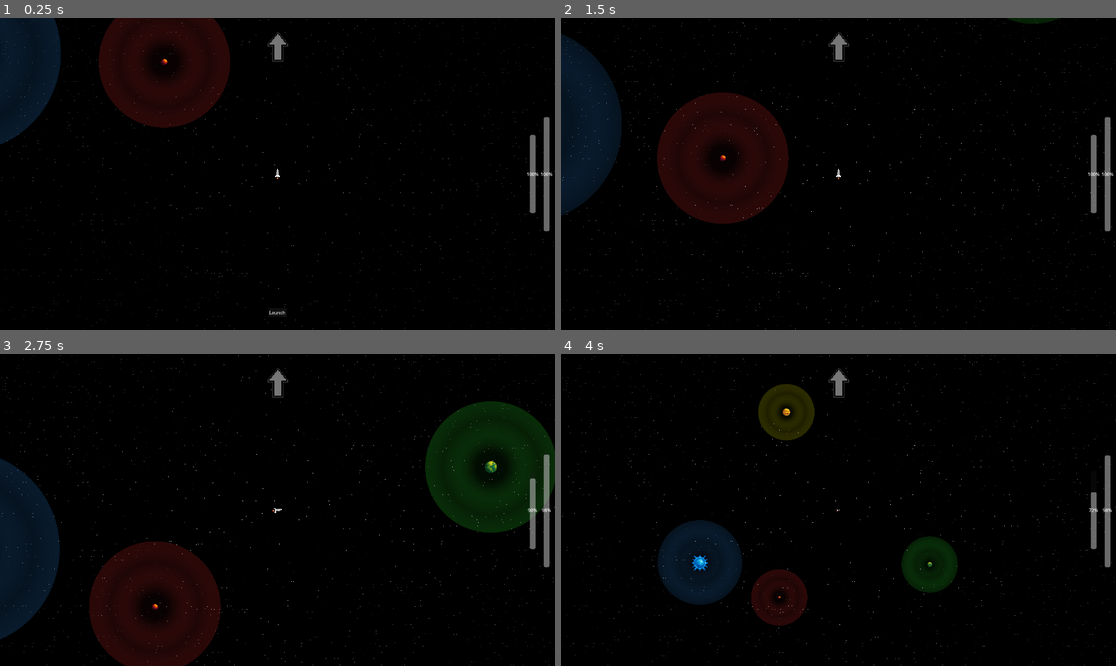
Above: before the commit, frames 1-4 (two rows, left to right).
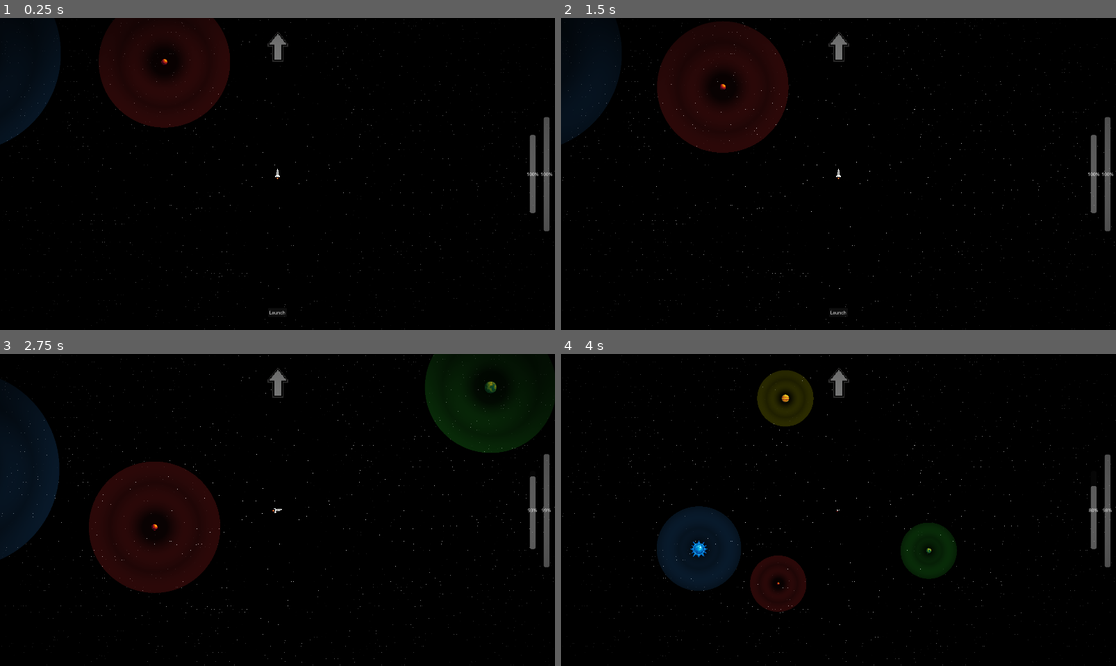
Above: after the commit, the same moments.

Repository: mythfrost/SpaceTaxi
Game: Godot game, scene res://Scenes/Main.tscn
Same seed, same stepped clock (60 frames per second), same inputs: the game is played once before the commit and once after it.
Inputs (mouse positions are in pixels of both pictures, inside the frame that each line leads up to):
- Up to frame 1 (0.25 s): no input
- Up to frame 2 (1.5 s): click "Launch" at 0.5 s; click (838, 311) at 1.25 s, where only the run after the commit has a clickable "Launch"
- Up to frame 3 (2.75 s): tap Enter (ui_accept) at 2, 2.27 s; hold D (turn_right) from 2.03 s (still down); hold R (obtain_quest) from 2.03 s (still down)
- Up to frame 4 (4 s): release D (turn_right) at 2.78 s; release R (obtain_quest) at 2.78 s; hold A (turn_left) 2.78-3.53 s; tap R (obtain_quest) at 2.85, 3.8 s; tap Enter (ui_accept) at 3.02 s; hold D (turn_right) from 3.53 s (still down); hold F (toggle_zoom) from 3.53 s (still down)

The runs differ from the first frame. In frame 1, 0.4% of the frame differs, in the area x 0-100%, y 0-100%; in frame 2, 13%; in frame 3, 21%; in frame 4, 4.6%.

Commit message:
Finished Final

Diff:
--- /dev/null
+++ b/Scenes/DarkCorners.gdshader
@@ -0,0 +1,13 @@
+shader_type canvas_item;
+
+uniform float radius   : hint_range(0.0, 1.0) = 0.6;
+uniform float softness : hint_range(0.0, 1.0) = 0.4;
+uniform vec4  dark_color : hint_color = vec4(0, 0, 0, 1);
+
+void fragment() {
+    vec2 uv = SCREEN_UV - vec2(0.5);
+    float dist = length(uv);
+    float vig = smoothstep(radius, radius + softness, dist);
+    vec4 base = texture(SCREEN_TEXTURE, SCREEN_UV);
+    COLOR = mix(base, dark_color, vig * dark_color.a);
+}
--- /dev/null
+++ b/Scenes/Dialog.tscn
@@ -0,0 +1,10 @@
+[gd_scene format=3 uid="uid://dynp36xow1gac"]
+
+[node name="Window" type="AcceptDialog"]
+
+[node name="VBoxContainer" type="VBoxContainer" parent="."]
+offset_right = 40.0
+offset_bottom = 40.0
+
+[node name="BodyLabel" type="Label" parent="VBoxContainer"]
+layout_mode = 2
--- a/Scenes/Main.tscn
+++ b/Scenes/Main.tscn
@@ -8,6 +8,8 @@
 [ext_resource type="PackedScene" uid="uid://baubbr1tgv60k" path="res://Scenes/mediumPlanet.tscn" id="5_pbw6q"]
 [ext_resource type="PackedScene" uid="uid://b1ab33pf64o5a" path="res://Scenes/largePlanet.tscn" id="6_v1gob"]
 [ext_resource type="PackedScene" uid="uid://cevdqifu1aoer" path="res://Scenes/sun.tscn" id="7_jw32o"]
+[ext_resource type="Script" uid="uid://cioqqkjo1th6f" path="res://Scripts/DialogueCreator.gd" id="9_bmxlf"]
+[ext_resource type="Script" uid="uid://dkhag43ypqgey" path="res://Scripts/vignette.gd" id="10_bmxlf"]
 
 [sub_resource type="ShaderMaterial" id="ShaderMaterial_50glp"]
 shader = ExtResource("2_jw32o")
@@ -155,4 +157,17 @@
 [node name="WorldCam" type="Camera2D" parent="."]
 zoom = Vector2(0.35, 0.35)
 
+[node name="Node" type="Node" parent="."]
+script = ExtResource("9_bmxlf")
+
+[node name="CanvasLayer3" type="CanvasLayer" parent="."]
+
+[node name="ColorRect" type="ColorRect" parent="CanvasLayer3"]
+anchors_preset = 15
+anchor_right = 1.0
+anchor_bottom = 1.0
+grow_horizontal = 2
+grow_vertical = 2
+script = ExtResource("10_bmxlf")
+
 [connection signal="pressed" from="CanvasLayer/Button" to="." method="_on_button_pressed"]
--- /dev/null
+++ b/Scenes/darkCorner.gdshader
@@ -0,0 +1,13 @@
+shader_type canvas_item;
+
+uniform float radius    : hint_range(0.0, 1.0) = 0.6;
+uniform float softness  : hint_range(0.0, 1.0) = 0.4;
+uniform vec4  dark_color: hint_color          = vec4(0, 0, 0, 1);
+
+void fragment() {
+    vec2 uv = SCREEN_UV - vec2(0.5);
+    float dist = length(uv);
+    float vig  = smoothstep(radius, radius + softness, dist);
+    vec4 base  = texture(SCREEN_TEXTURE, SCREEN_UV);
+    COLOR      = mix(base, dark_color, vig * dark_color.a);
+}
--- a/Scenes/largePlanet.tscn
+++ b/Scenes/largePlanet.tscn
@@ -1,7 +1,7 @@
 [gd_scene load_steps=10 format=3 uid="uid://b1ab33pf64o5a"]
 
 [ext_resource type="Script" uid="uid://sf4aia4nq5ok" path="res://Scripts/planet_body.gd" id="1_qtuyl"]
-[ext_resource type="Script" uid="uid://dq7wa00hnlnkm" path="res://planet_orbit.gd" id="1_yrmca"]
+[ext_resource type="Script" uid="uid://dq7wa00hnlnkm" path="res://Scripts/planet_orbit.gd" id="1_yrmca"]
 [ext_resource type="Texture2D" uid="uid://b0hunvlanjoya" path="res://art/largePlanet.png" id="2_mufvp"]
 [ext_resource type="Script" uid="uid://cnqy5i3x1qkmr" path="res://Scripts/gravity_field.gd" id="3_61351"]
 [ext_resource type="Shader" uid="uid://cvpx017jwf2q6" path="res://Scenes/field.gdshader" id="5_wy4m4"]
--- a/Scenes/mediumPlanet.tscn
+++ b/Scenes/mediumPlanet.tscn
@@ -1,6 +1,6 @@
 [gd_scene load_steps=10 format=3 uid="uid://baubbr1tgv60k"]
 
-[ext_resource type="Script" uid="uid://dq7wa00hnlnkm" path="res://planet_orbit.gd" id="1_g5jje"]
+[ext_resource type="Script" uid="uid://dq7wa00hnlnkm" path="res://Scripts/planet_orbit.gd" id="1_g5jje"]
 [ext_resource type="Script" uid="uid://sf4aia4nq5ok" path="res://Scripts/planet_body.gd" id="1_qc4db"]
 [ext_resource type="Texture2D" uid="uid://dnvucwq2praof" path="res://art/mediumPlanet.png" id="2_ysysd"]
 [ext_resource type="Script" uid="uid://cnqy5i3x1qkmr" path="res://Scripts/gravity_field.gd" id="3_35xla"]
--- a/Scenes/smallPlanet.tscn
+++ b/Scenes/smallPlanet.tscn
@@ -1,6 +1,6 @@
 [gd_scene load_steps=10 format=3 uid="uid://cbdbjp3is68ks"]
 
-[ext_resource type="Script" uid="uid://dq7wa00hnlnkm" path="res://planet_orbit.gd" id="1_71tfn"]
+[ext_resource type="Script" uid="uid://dq7wa00hnlnkm" path="res://Scripts/planet_orbit.gd" id="1_71tfn"]
 [ext_resource type="Texture2D" uid="uid://eorn2bwasuyr" path="res://art/smallPlanet.png" id="2_8g7i6"]
 [ext_resource type="Script" uid="uid://sf4aia4nq5ok" path="res://Scripts/planet_body.gd" id="2_71tfn"]
 [ext_resource type="Script" uid="uid://cnqy5i3x1qkmr" path="res://Scripts/gravity_field.gd" id="3_uj3hf"]
--- /dev/null
+++ b/Scenes/vignette.gdshader
@@ -0,0 +1,13 @@
+shader_type canvas_item;
+
+uniform float radius    : hint_range(0.0, 1.0) = 0.6;
+uniform float softness  : hint_range(0.0, 1.0) = 0.4;
+uniform vec4  dark_color: hint_color = vec4(0, 0, 0, 1);
+
+void fragment() {
+    vec2 uv = SCREEN_UV - vec2(0.5);
+    float dist = length(uv);
+    float vig  = smoothstep(radius, radius + softness, dist);
+    vec4 base  = texture(SCREEN_TEXTURE, SCREEN_UV);
+    COLOR      = mix(base, dark_color, vig * dark_color.a);
+}
--- /dev/null
+++ b/Scripts/DialogueCreator.gd
@@ -0,0 +1,31 @@
+extends Node
+class_name DialogBuilder
+
+# preload your dialog scene so it's never null
+@export var DialogScene: PackedScene = preload("res://Scenes/Dialog.tscn")
+
+var _dialog: AcceptDialog
+
+func _init() -> void:
+	# now DialogScene is always valid
+	_dialog = DialogScene.instantiate() as AcceptDialog
+
+func set_title(title: String) -> DialogBuilder:
+	_dialog.window_title = title
+	return self
+
+func set_text(body: String) -> DialogBuilder:
+	_dialog.get_node("VBoxContainer/BodyLabel").text = body
+	return self
+
+func add_button(text: String, callback: Callable = Callable()) -> DialogBuilder:
+	var btn = Button.new()
+	btn.text = text
+	if callback:
+		btn.pressed.connect(callback)
+	_dialog.get_ok().get_parent().add_child(btn)
+	return self
+
+func show() -> void:
+	get_tree().current_scene.add_child(_dialog)
+	_dialog.popup_centered()
--- a/Scripts/spaceship.gd
+++ b/Scripts/spaceship.gd
@@ -10,10 +10,10 @@
 ]
 
 # —— Core flight settings ——
-@export var thrust_force:        float = 800.0
-@export var thrust_burn_rate:    float = 10.0
+@export var thrust_force:        float = 1000.0
+@export var thrust_burn_rate:    float = 7.0
 @export var rotation_speed:      float = 2.0
-@export var turn_fuel_burn_rate: float = 7.0
+@export var turn_fuel_burn_rate: float = 5.0
 @export var linear_damping:      float = 100.0
 
 # —— Fuel & state ——
--- /dev/null
+++ b/Scripts/vignette.gd
@@ -0,0 +1,38 @@
+extends ColorRect
+
+# Adjustable vignette parameters (0.0 to 1.0)
+@export_range(0.0, 1.0) var vignette_radius:   float = 0.35
+@export_range(0.0, 1.0) var vignette_softness: float = 0.4
+@export_range(0.0, 1.0) var vignette_intensity: float = 0.7
+
+func _ready() -> void:
+	# Ensure full‐screen coverage via editor Layout → Full Rect
+	# Build the ShaderMaterial
+	var mat := ShaderMaterial.new()
+	var sh  := Shader.new()
+	sh.code = """
+shader_type canvas_item;
+render_mode unshaded;
+
+uniform float radius;
+uniform float softness;
+uniform float intensity;
+
+void fragment() {
+	// UV (0,0) bottom‐left to (1,1) top‐right, center at (0.5,0.5)
+	vec2 uv = UV - vec2(0.5, 0.5);
+	float d = length(uv);
+	float mask = smoothstep(radius, radius + softness, d);
+	// translucent black overlay
+	COLOR = vec4(0.0, 0.0, 0.0, mask * intensity);
+}
+"""
+	mat.shader = sh
+
+	# Push exported values into shader uniforms
+	mat.set_shader_parameter("radius", vignette_radius)
+	mat.set_shader_parameter("softness", vignette_softness)
+	mat.set_shader_parameter("intensity", vignette_intensity)
+
+	# Assign material
+	material = mat
--- a/project.godot
+++ b/project.godot
@@ -50,6 +50,11 @@
 "events": [Object(InputEventKey,"resource_local_to_scene":false,"resource_name":"","device":-1,"window_id":0,"alt_press …(195 unchanged characters)…
 ]
 }
+land={
+"deadzone": 0.2,
+"events": [Object(InputEventKey,"resource_local_to_scene":false,"resource_name":"","device":-1,"window_id":0,"alt_pressed":false,"shift_pressed":false,"ctrl_pressed":false,"meta_pressed":false,"pressed":false,"keycode":0,"physical_keycode":82,"key_label":0,"unicode":114,"location":0,"echo":false,"script":null)
+]
+}
 obtain_quest={
 "deadzone": 0.2,
 "events": [Object(InputEventKey,"resource_local_to_scene":false,"resource_name":"","device":-1,"window_id":0,"alt_press …(192 unchanged characters)…
Not shown, added: Scenes/DarkCorners.gdshader.uid
Not shown: 1 places in Scenes/Main.tscn that only renumber resources
Not shown, added: Scenes/darkCorner.gdshader.uid
Not shown, added: Scenes/vignette.gdshader.uid
Not shown, added: Scripts/DialogueCreator.gd.uid
Renamed: planet_orbit.gd -> Scripts/planet_orbit.gd
Renamed: planet_orbit.gd.uid -> Scripts/planet_orbit.gd.uid
Not shown, added: Scripts/vignette.gd.uid
